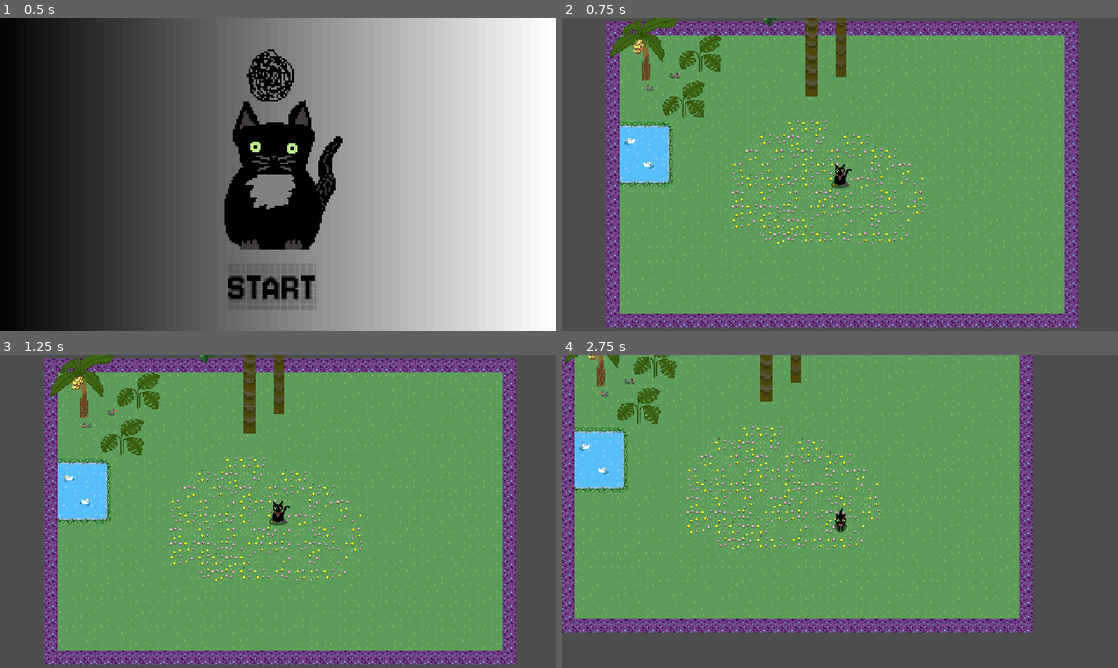
Above: before the commit, frames 1-4 (two rows, left to right).
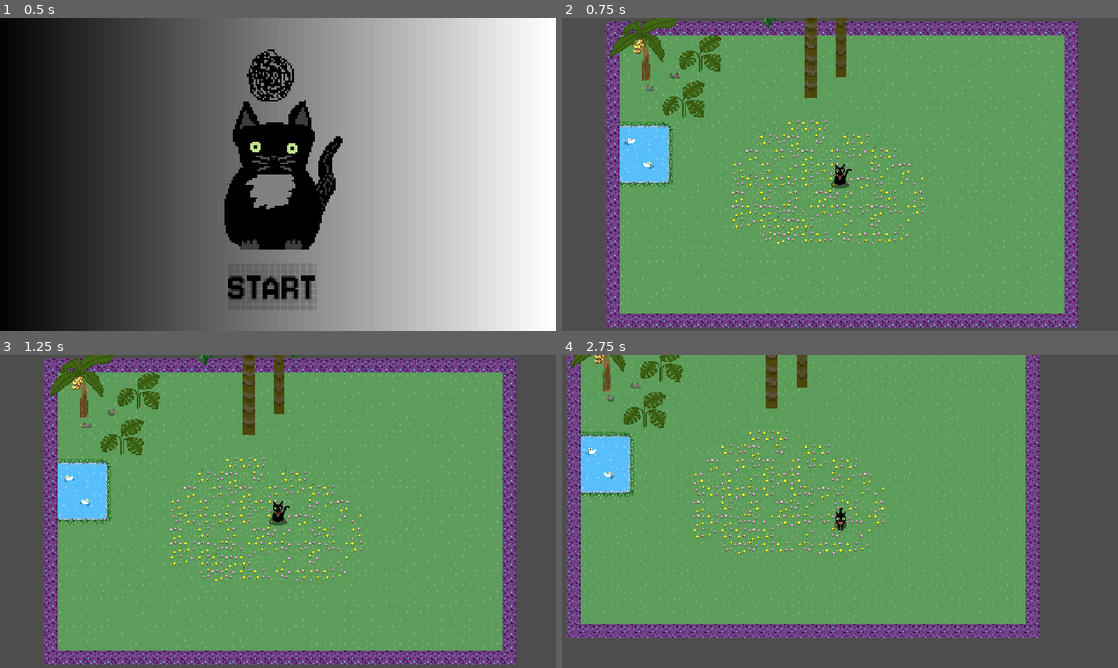
Above: after the commit, the same moments.

Repository: marius-test/gribouille_and_mecanique
Game: Godot game, scene res://scenes/title_screen.tscn
Same seed, same stepped clock (60 frames per second), same inputs: the game is played once before the commit and once after it.
Inputs:
- Up to frame 1 (0.5 s): no input
- Up to frame 2 (0.75 s): click "START" at 0.5 s
- Up to frame 3 (1.25 s): no input
- Up to frame 4 (2.75 s): hold Right (right) 1.28-2.03 s; hold Down (down) from 2.03 s (still down)

Frame 1 is identical in both runs. In frame 2, 0.3% of the frame differs, in the area x 36-46%, y 0-26%; in frame 3, 0.3%; in frame 4, 17%, in the area x 0-86%, y 0-91%.

Commit message:
small changes

Diff:
--- a/scenes/world.tscn
+++ b/scenes/world.tscn
@@ -26,6 +26,7 @@
 tile_set = ExtResource("1_v7xcu")
 
 [node name="Gribouille" parent="." instance=ExtResource("3_aiajm")]
+texture_repeat = 1
 
 [node name="Camera2D" type="Camera2D" parent="Gribouille"]
 position_smoothing_enabled = true
@@ -62,5 +63,5 @@
 scale = Vector2(3, 3)
 
 [node name="PalmTree2_1" parent="Palms" instance=ExtResource("8_7drui")]
-position = Vector2(-33, -135)
+position = Vector2(-34, -133)
 scale = Vector2(2, 2)
--- a/scripts/gribouille.gd
+++ b/scripts/gribouille.gd
@@ -15,6 +15,10 @@
 
 	velocity = direction * speed
 	move_and_slide()
+
+	# snap position to whole pixels to prevent pixel splitting
+	position.x = round(position.x)
+	position.y = round(position.y)
 
 	play_animation(direction)
 
Not shown, added: export_presets.cfg
